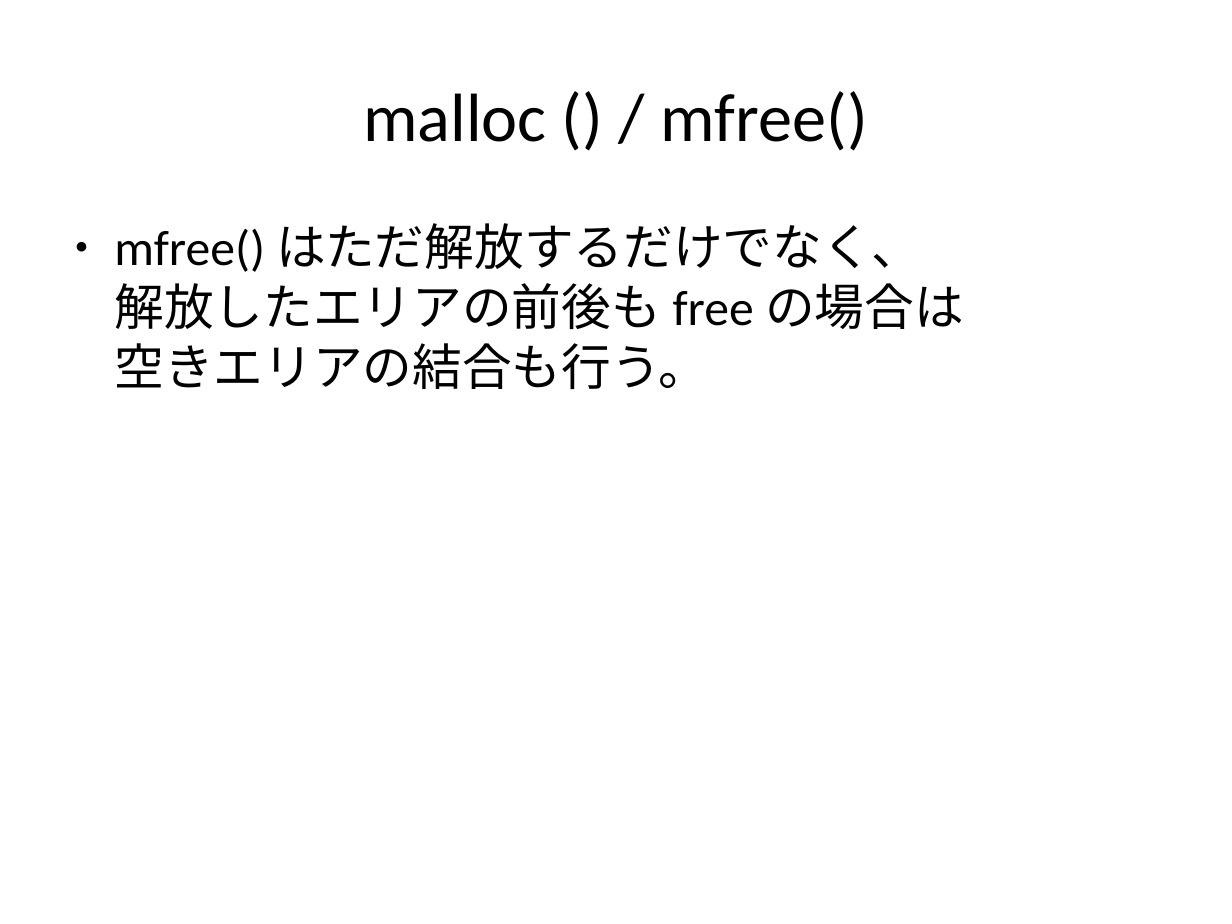
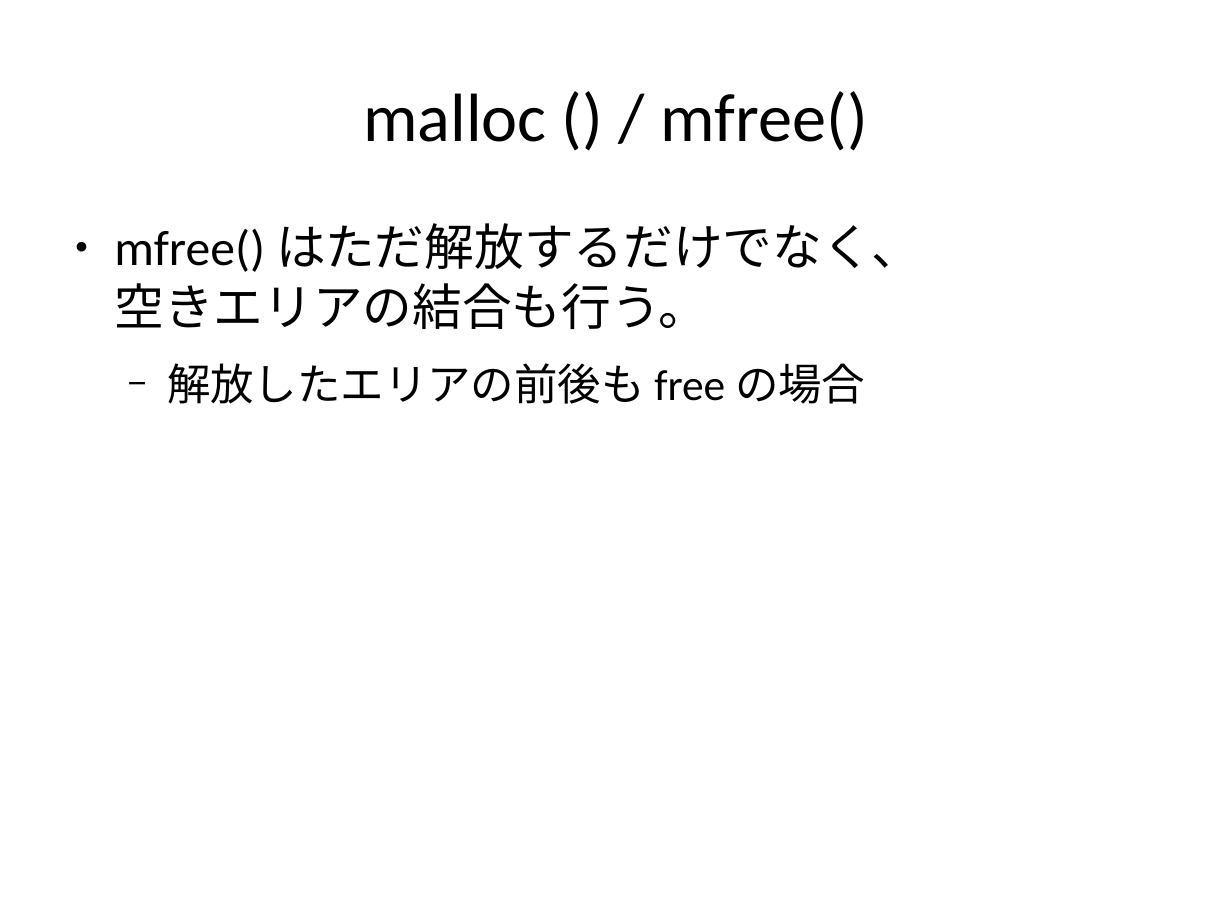
Before and after one commit to andromedroid/ame, a slide deck: slide 36 of doc/unix_v6/process_matome.odp (slide 35 before the commit). Drawn at 1232x924 pixels with LibreOffice and Linux fonts; fonts in the diff are those of the drawing. Boxes give left, top, right and bottom in pixels: in the first picture for what was removed or moved away, otherwise in the second. Text is boxed around its words. In the diff, an @@ line names an element or a change of style, - is before the commit and + after.

```diff
--- a/doc/unix_v6/process_matome.odp
+++ b/doc/unix_v6/process_matome.odp
@@ text at box(114, 223, 922, 404): text changed @@
-● mfree() はただ解放するだけでなく、
-  解放したエリアの前後も free の場合は
-  空きエリアの結合も行う。
+● mfree() はただ解放するだけでなく、
+  空きエリアの結合も行う。
+  − 解放したエリアの前後も free の場合
```
Also in this commit, not shown: 2 other slides changed, 7 slides added, 2 slides removed.
